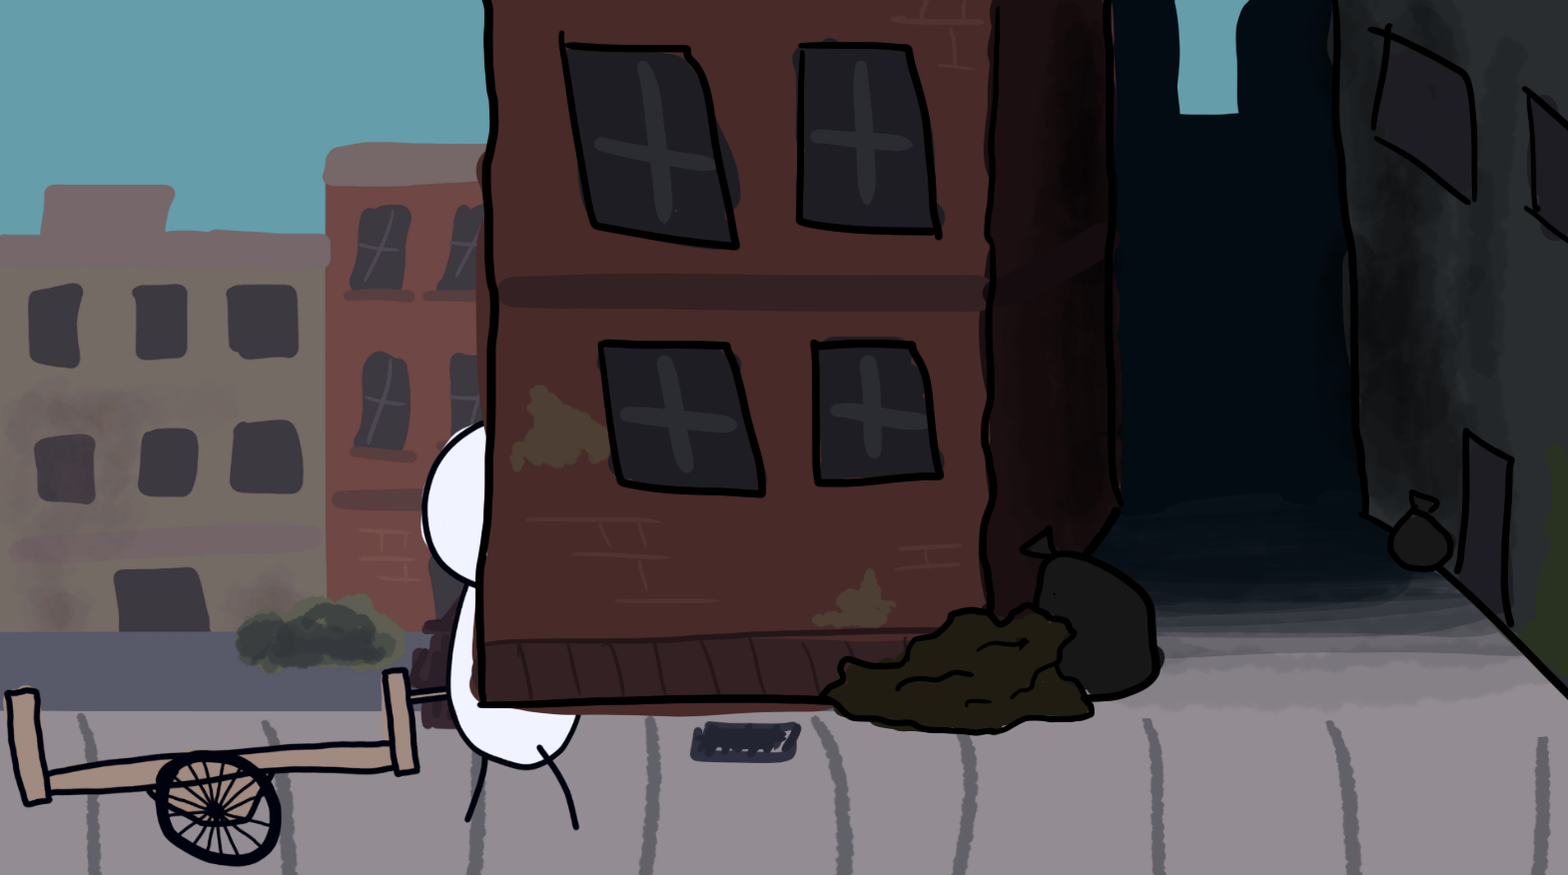
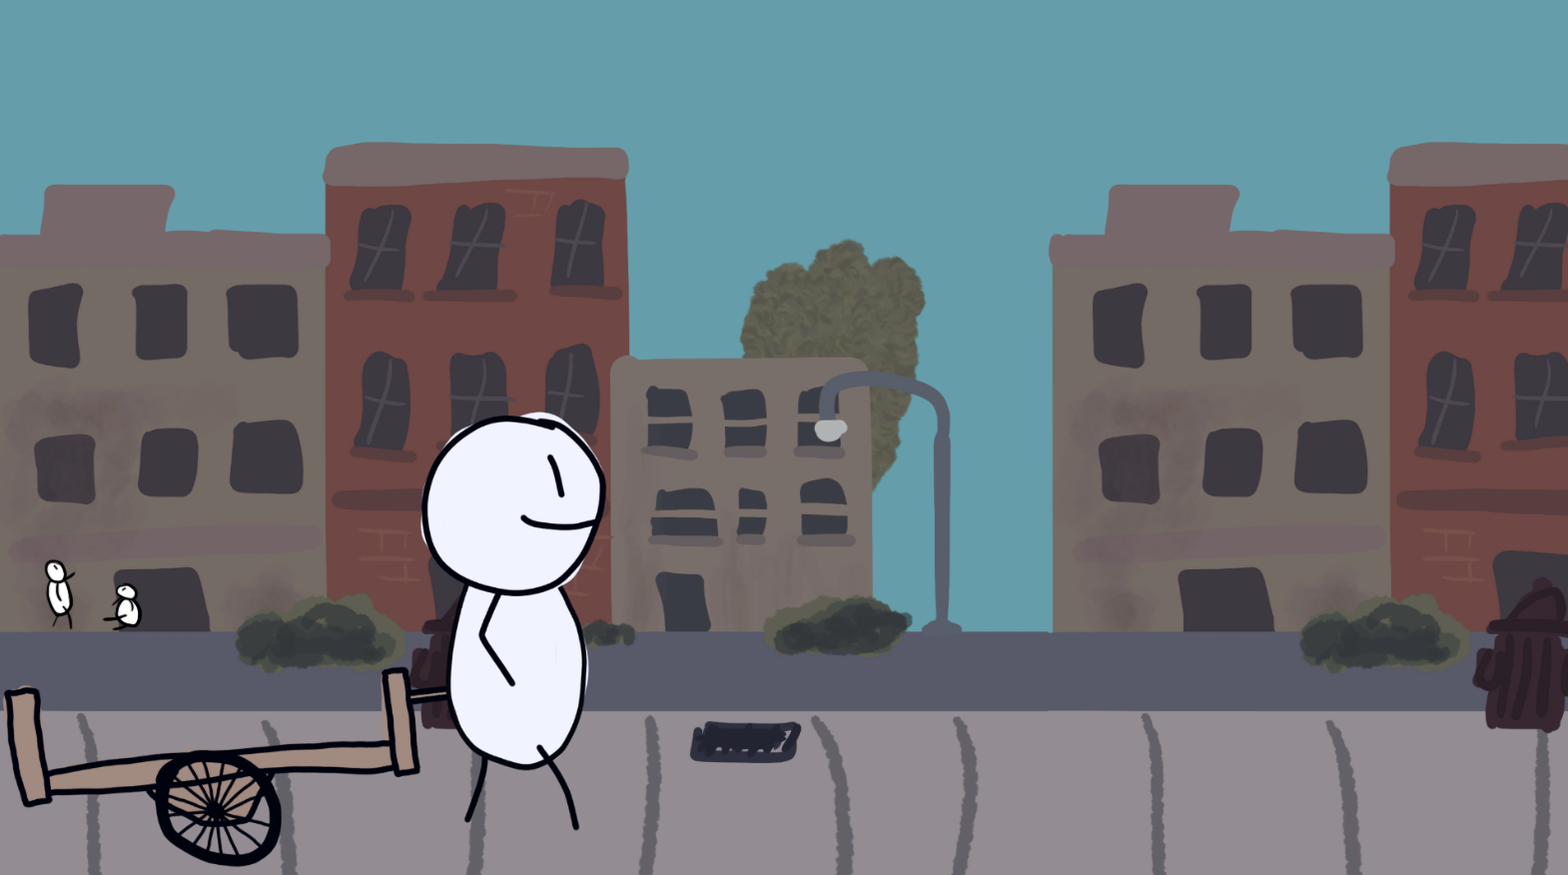
Layers edited between the first and the second 1568x875 image:
added group "BackgroundSurvivors" with 2 layers above "BoardedUpShop" over 43, 558, 143, 632
added layer "Layer 24" in group "BackgroundSurvivors" over 43, 558, 143, 632
added layer "Layer 25" in group "BackgroundSurvivors" over 46, 562, 138, 628
hid group "Alleyway" (5 layers) over 468, 0, 1568, 738